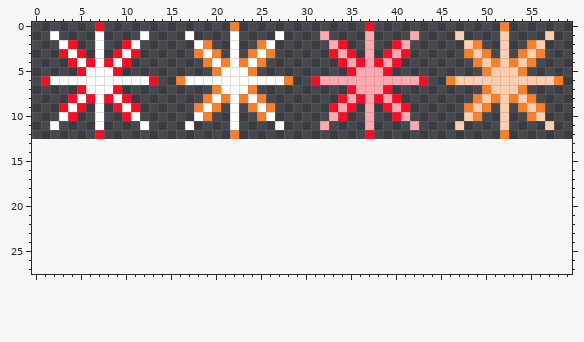
Pixel-art sprite -- ThanosGame/graphics/images/explosion1.png. This is how it looked before the edit.
The file is 60x13 pixels. The old version is drawn lined up with the new one, on the new canvas.
After the commit:
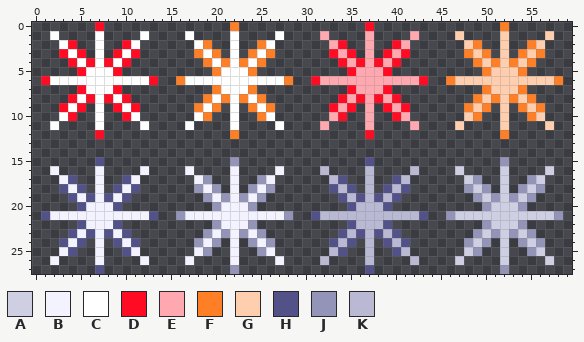
Palette (. is transparent): A #cfcfe4  B #f3f3ff  C #ffffff  D #ff0b23  E #ffa8b0  F #ff7f27  G #ffceae  H #525288  J #9494b9  K #b9b9d4
The exact change:
canvas 60x13 -> 60x28
y 15: x 7 . -> H; x 22 . -> J; x 37 . -> H; x 52 . -> J
y 16: x 2 . -> B; x 7 . -> B; x 12 . -> B; x 17 . -> B; x 22 . -> B; x 27 . -> B; x 32 . -> K; x 37 . -> K; x 42 . -> K; x 47 . -> A; x 52 . -> A; x 57 . -> A
y 17: x 3..4 .. -> BH; x 7 . -> B; x 10..11 .. -> HB; x 18..19 .. -> BJ; x 22 . -> B; x 25..26 .. -> JB; x 33..34 .. -> KH; x 37 . -> K; x 40..41 .. -> HK; x 48..49 .. -> AJ; x 52 . -> A; x 55..56 .. -> JA
y 18: x 3..5 ... -> HBH; x 7 . -> B; x 9..11 ... -> HBH; x 18..20 ... -> JBJ; x 22 . -> B; x 24..26 ... -> JBJ; x 33..35 ... -> HKH; x 37 . -> K; x 39..41 ... -> HKH; x 48..50 ... -> JAJ; x 52 . -> A; x 54..56 ... -> JAJ
y 19: x 4..10 ....... -> HBHBHBH; x 19..25 ....... -> JBJBJBJ; x 34..40 ....... -> HKHKHKH; x 49..55 ....... -> JAJAJAJ
y 20: x 5..9 ..... -> HBBBH; x 20..24 ..... -> JBBBJ; x 35..39 ..... -> HKKKH; x 50..54 ..... -> JAAAJ
y 21: x 1..13 ............. -> HBBBBBBBBBBBH; x 16..28 ............. -> JBBBBBBBBBBBJ; x 31..43 ............. -> HKKKKKKKKKKKH; x 46..58 ............. -> JAAAAAAAAAAAJ
y 22: x 5..9 ..... -> HBBBH; x 20..24 ..... -> JBBBJ; x 35..39 ..... -> HKKKH; x 50..54 ..... -> JAAAJ
y 23: x 4..10 ....... -> HBHBHBH; x 19..25 ....... -> JBJBJBJ; x 34..40 ....... -> HKHKHKH; x 49..55 ....... -> JAJAJAJ
y 24: x 3..5 ... -> HBH; x 7 . -> B; x 9..11 ... -> HBH; x 18..20 ... -> JBJ; x 22 . -> B; x 24..26 ... -> JBJ; x 33..35 ... -> HKH; x 37 . -> K; x 39..41 ... -> HKH; x 48..50 ... -> JAJ; x 52 . -> A; x 54..56 ... -> JAJ
y 25: x 3..4 .. -> BH; x 7 . -> B; x 10..11 .. -> HB; x 18..19 .. -> BJ; x 22 . -> B; x 25..26 .. -> JB; x 33..34 .. -> KH; x 37 . -> K; x 40..41 .. -> HK; x 48..49 .. -> AJ; x 52 . -> A; x 55..56 .. -> JA
y 26: x 2 . -> B; x 7 . -> B; x 12 . -> B; x 17 . -> B; x 22 . -> B; x 27 . -> B; x 32 . -> K; x 37 . -> K; x 42 . -> K; x 47 . -> A; x 52 . -> A; x 57 . -> A
y 27: x 7 . -> H; x 22 . -> J; x 37 . -> H; x 52 . -> J
Pixel boxes of the changes (left, top, right, bottom) in both pictures:
added: (41, 157, 563, 274)
